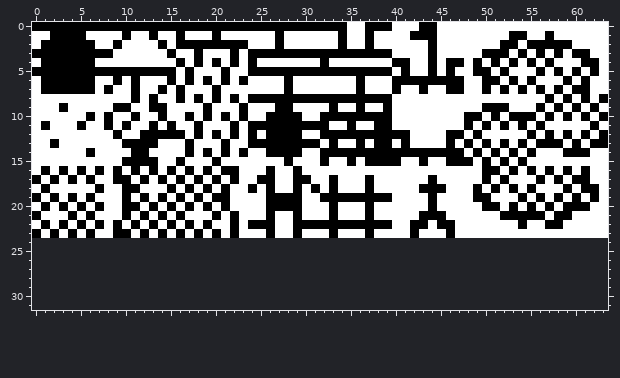
Two states of a pixel-art sprite, images/tileset.png. Above: the version before the commit.
The file is 64x24 pixels. The old version is drawn lined up with the new one, on the new canvas.
New version:
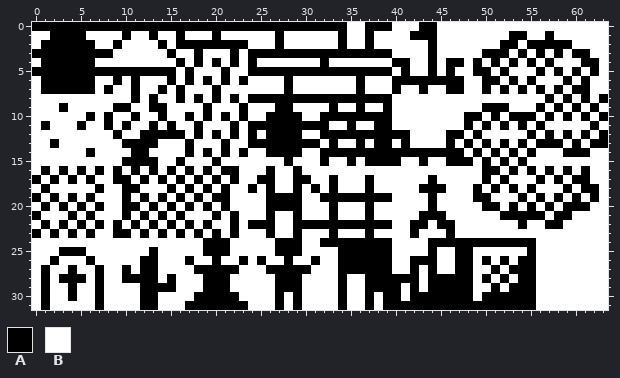
Palette (. is transparent): A #000000  B #ffffff
The commit says: More tiles. Character is also drawn.
Diff:
canvas 64x24 -> 64x32
@@ x 0..63 @@
 23 ABABABABBAABABABABABABABBBABBABBBABBBABBBBABBBABBBBBBBBBBBBBBBBB
-24 ................................................................
-25 ................................................................
-26 ................................................................
-27 ................................................................
-28 ................................................................
-29 ................................................................
-30 ................................................................
-31 ................................................................
+24 BBBBBBBBBBBBBBBBBBBAAABBBBBAAABBAAAAAAAABBBBAAAAAAAAAAAABBBBBBBB
+25 BBBAAABBBBBBBABBBBBAAABBBBBAAABBBBAAAAAABBBBABBAABBBBBBABBBBBBBB
+26 BBABBBABBBBBAABBBABBABBABABBABBABBAAAAAABBAAABBAABABABAABBBBBBBB
+27 BABBABBABBABAABBBBAAAAABBBAAAAABBBAAAAAABBABABBAABBABAAABBBBBBBB
+28 BABAAABABBAAAABABBBAAABBBBBAAABBBBABBAAAAAABAAAAABABABAABBBBBBBB
+29 BABBABBABBBBAAAABBBAAABBBBBAAABBBBABBAAAABABAAAAABBABAAABBBBBBBB
+30 BABBABBABBBBAABBBBAAAAABBBBABABBBBABBABAABAAAAAAABAAAAAABBBBBBBB
+31 BABBBBBABBBBAABBBAAAAAAABBBABABBBBABBABAAAAAAAAAAAAAAAAABBBBBBBB
